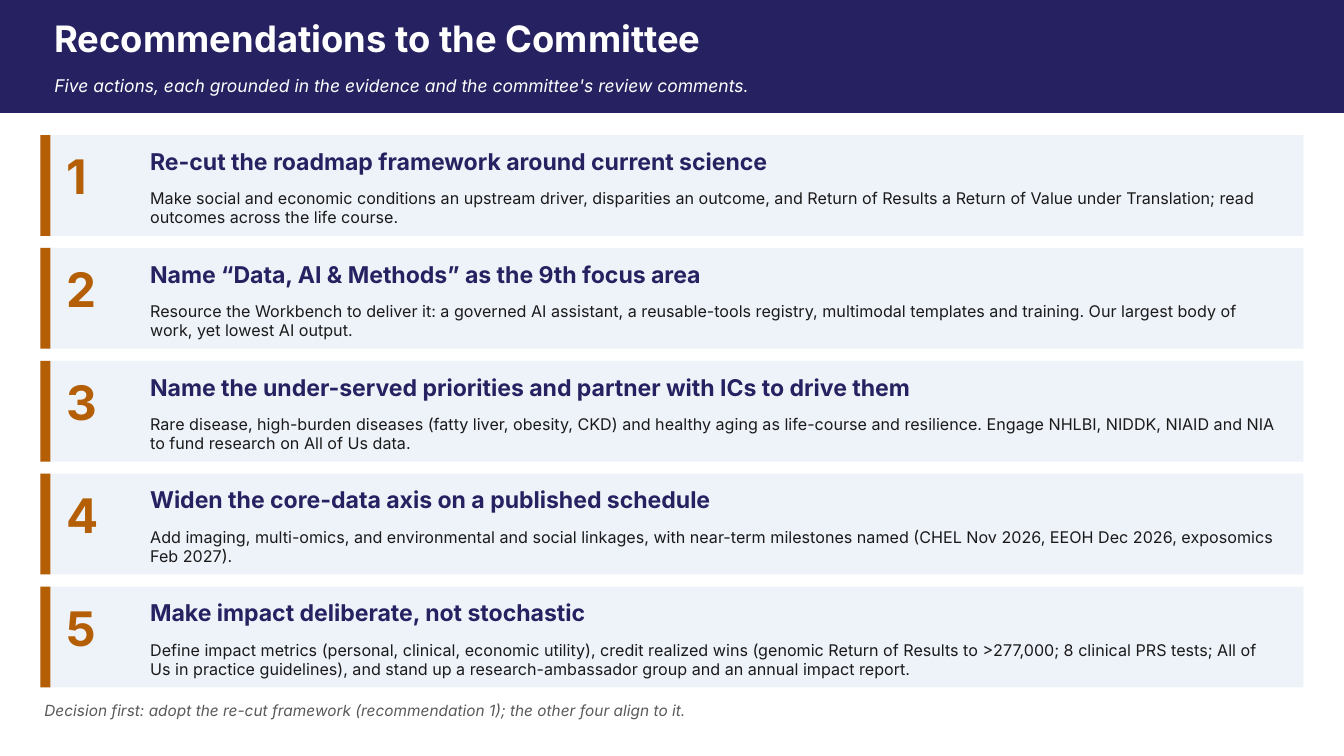
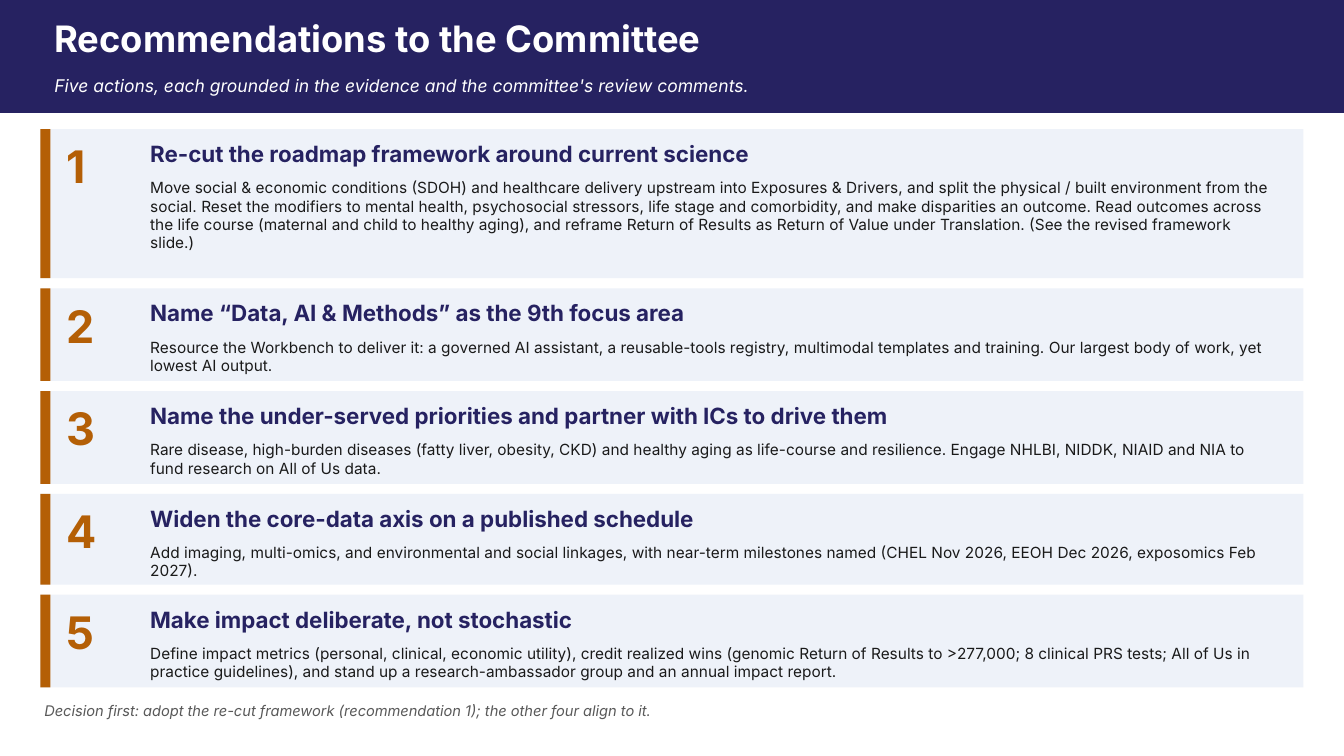
Before and after one commit to mellybelly/all-of-us, a slide deck: slide 1 of resources/deliverables/AoU_Recommendations_slide.pptx. Drawn at 1344x756 pixels with LibreOffice and Linux fonts; fonts in the diff are those of the drawing. Boxes give left, top, right and bottom in pixels: in the first picture for what was removed or moved away, otherwise in the second. Text is boxed around its words. In the diff, an @@ line names an element or a change of style, - is before the commit and + after.

```diff
--- a/resources/deliverables/AoU_Recommendations_slide.pptx
+++ b/resources/deliverables/AoU_Recommendations_slide.pptx
@@ rectangle: place and size @@
-rectangle at box(40, 135, 1304, 236)
+rectangle at box(40, 129, 1304, 278)
@@ rectangle: place and size @@
-rectangle at box(40, 135, 50, 236)
+rectangle at box(40, 129, 50, 278)
@@ text "1": place and size @@
-text "1" at box(67, 159, 88, 194)
+text "1" at box(67, 150, 86, 183)
@@ text "Re-cut the roadmap framework around ...": place and size @@
-text "Re-cut the roadmap framework around ..." at box(150, 152, 767, 175)
+text "Re-cut the roadmap framework around ..." at box(150, 145, 748, 167)
@@ text at box(150, 180, 1267, 250): text changed; size 11.5 to 11 pt @@
-Make social and economic conditions an upstream driver, disparities an outcome, and Return of Results a Return of Value under Translation; read outcomes across the life course.
+Move social & economic conditions (SDOH) and healthcare delivery upstream into Exposures & Drivers, and split the physical / built environment from the social. Reset the modifiers to mental health, psychosocial stressors, life stage and comorbidity, and make disparities an outcome. Read outcomes across the life course (maternal and child to healthy aging), and reframe Return of Results as Return of Value under Translation. (See the revised framework slide.)
@@ rectangle: place and size @@
-rectangle at box(40, 248, 1304, 349)
+rectangle at box(40, 288, 1304, 381)
@@ rectangle: place and size @@
-rectangle at box(40, 248, 50, 349)
+rectangle at box(40, 288, 50, 381)
@@ size 34 to 32 pt in 5 elements at box(67, 616, 95, 650), box(67, 150, 86, 183), box(67, 515, 97, 548), box(67, 412, 96, 446), box(67, 310, 95, 343) @@
@@ text "2": place and size @@
-text "2" at box(67, 272, 97, 307)
+text "2" at box(67, 310, 95, 343)
@@ size 16.5 to 16 pt in 5 elements at box(150, 611, 572, 633), box(150, 145, 748, 167), box(150, 510, 693, 532), box(150, 407, 888, 429), box(150, 304, 684, 326) @@
@@ text "Name “Data, AI & Methods” ...": place and size @@
-text "Name “Data, AI & Methods” ..." at box(150, 265, 700, 288)
+text "Name “Data, AI & Methods” ..." at box(150, 304, 684, 326)
@@ size 11.5 to 11 pt in 4 elements at box(150, 647, 1250, 681), box(150, 545, 1256, 578), box(150, 443, 1244, 474), box(150, 341, 1261, 374) @@
@@ text "Resource the Workbench to deliver ...": place and size @@
-text "Resource the Workbench to deliver ..." at box(150, 304, 1237, 340)
+text "Resource the Workbench to deliver ..." at box(150, 341, 1261, 374)
@@ rectangle: place and size @@
-rectangle at box(40, 361, 1304, 462)
+rectangle at box(40, 391, 1304, 484)
@@ rectangle: place and size @@
-rectangle at box(40, 361, 50, 462)
+rectangle at box(40, 391, 50, 484)
@@ text "3": place and size @@
-text "3" at box(67, 385, 98, 421)
+text "3" at box(67, 412, 96, 446)
@@ text "Name the under-served priorities and ...": place and size @@
-text "Name the under-served priorities and ..." at box(150, 378, 910, 401)
+text "Name the under-served priorities and ..." at box(150, 407, 888, 429)
@@ text "Rare disease, high-burden diseases (fatty ...": place and size @@
-text "Rare disease, high-burden diseases (fatty ..." at box(150, 417, 1275, 449)
+text "Rare disease, high-burden diseases (fatty ..." at box(150, 443, 1244, 474)
@@ rectangle: place and size @@
-rectangle at box(40, 474, 1304, 575)
+rectangle at box(40, 494, 1304, 585)
@@ rectangle: place and size @@
-rectangle at box(40, 474, 50, 575)
+rectangle at box(40, 494, 50, 585)
@@ text "4": place and size @@
-text "4" at box(67, 498, 99, 533)
+text "4" at box(67, 515, 97, 548)
@@ text "Widen the core-data axis on ...": place and size @@
-text "Widen the core-data axis on ..." at box(150, 490, 710, 513)
+text "Widen the core-data axis on ..." at box(150, 510, 693, 532)
@@ text "Add imaging, multi-omics, and environmental ...": place and size @@
-text "Add imaging, multi-omics, and environmental ..." at box(150, 529, 1272, 564)
+text "Add imaging, multi-omics, and environmental ..." at box(150, 545, 1256, 578)
@@ rectangle: place and size @@
-rectangle at box(40, 587, 1304, 688)
+rectangle at box(40, 595, 1304, 688)
@@ rectangle: place and size @@
-rectangle at box(40, 587, 50, 688)
+rectangle at box(40, 595, 50, 688)
@@ text "Make impact deliberate, not stochastic": place and size @@
-text "Make impact deliberate, not stochastic" at box(150, 603, 586, 626)
+text "Make impact deliberate, not stochastic" at box(150, 611, 572, 633)
@@ text "Decision first: adopt the re-cut ..." at box(44, 704, 651, 719): size 11 to 10.5 pt @@
```
Also in this commit, not shown: 1 other file.
